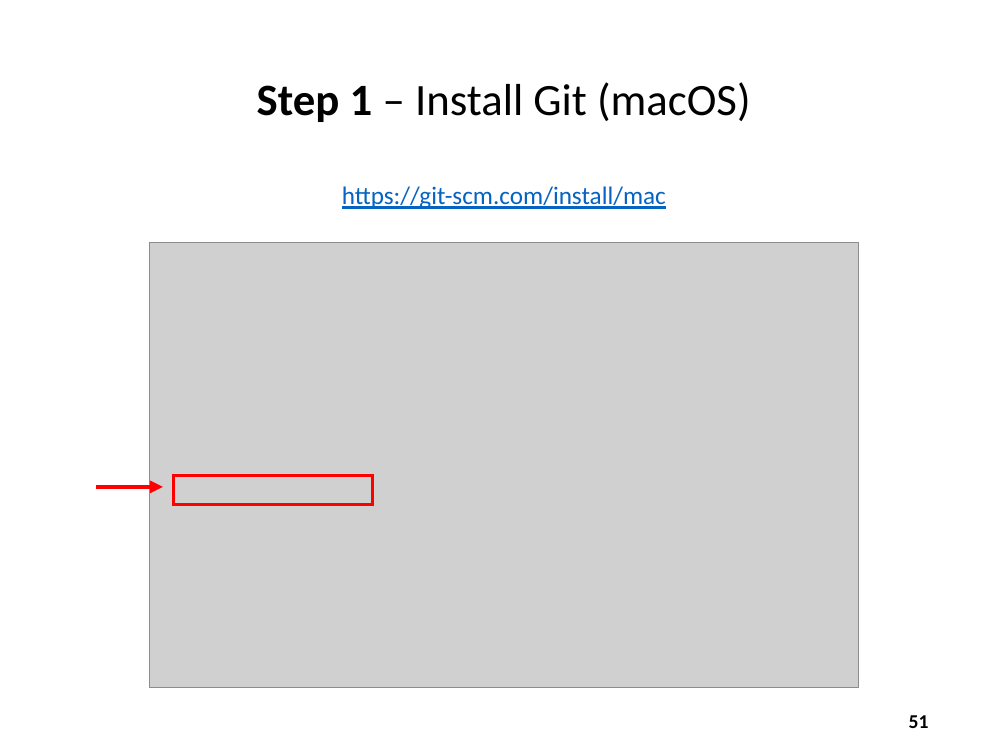
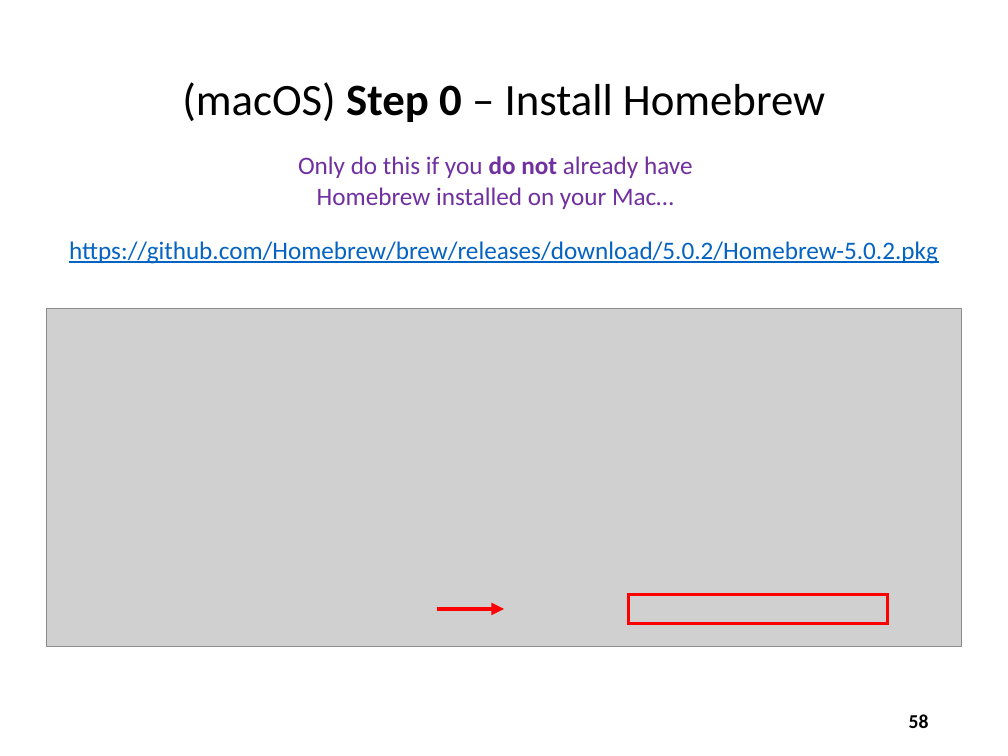
Before and after one commit to dbiersach/scicomp101, a slide deck: slide 58 of Session 01 - Introducing Scientific Computing/Session 01 - Introducing Scientific Computing.pptx (slide 51 before the commit). Drawn at 1008x756 pixels with LibreOffice and Linux fonts; fonts in the diff are those of the drawing; grey boxes stand for pictures. Boxes give left, top, right and bottom in pixels: in the first picture for what was removed or moved away, otherwise in the second. Text is boxed around its words. In the diff, an @@ line names an element or a change of style, - is before the commit and + after.

Commit message:
Update install steps

```diff
--- a/Session 01 - Introducing Scientific Computing/Session 01 - Introducing Scientific Computing.pptx
+++ b/Session 01 - Introducing Scientific Computing/Session 01 - Introducing Scientific Computing.pptx
@@ title at box(182, 82, 825, 122): text changed @@
-Step 1 – Install Git (macOS)
+(macOS) Step 0 – Install Homebrew
@@ text added at box(298, 156, 693, 209), 18 pt, text #7030A0 @@
+Only do this if you do not already have Homebrew installed on your Mac…
@@ text removed at box(342, 186, 666, 209) @@
-https://git-scm.com/install/mac
@@ text added at box(69, 241, 938, 264), 18 pt, text #0563C1, underline @@
+https://github.com/Homebrew/brew/releases/download/5.0.2/Homebrew-5.0.2.pkg
@@ picture: place and size @@
-picture at box(149, 242, 859, 687)
+picture at box(46, 308, 962, 646)
@@ rectangle removed at box(173, 476, 372, 505) @@
@@ rectangle added at box(628, 595, 888, 624), outline #FF0000 2.25 pt @@
@@ arrow moved from (96, 487) - (163, 487) to (437, 609) - (504, 609) @@
@@ page number at box(909, 714, 929, 728): text changed @@
-51
+58
```
Also in this commit, not shown: 14 other slides changed, 2 slides added.
